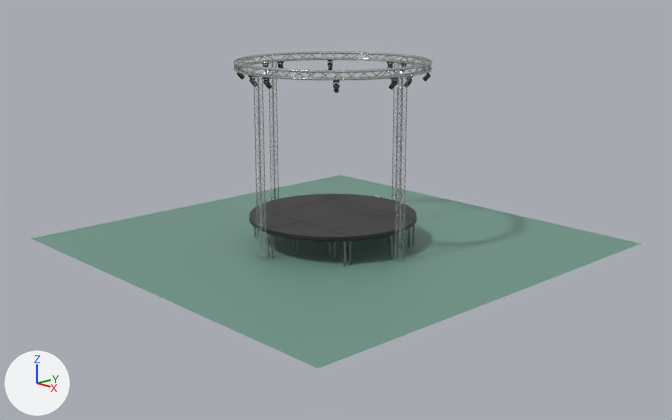
The Blender file circularstage.blend: old version first, new version second.
Before and after are seen from a camera (50 mm lens) standing at (22.5, -21.0, 9.2) and looking at (0.4, -0.3, 1.2). The lights are fixed; the arrows at lower left show +X, +Y and +Z.

In view in the first picture: 'LightTorus', 'Plane', 'Table', 'vertical truss'.
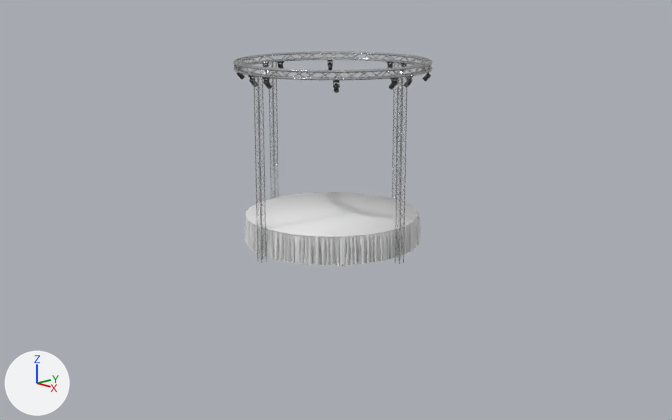
Pixel boxes [x1, y1, x2, y2] of what changed, in the pictures (672 x 420 px):
'Plane', hidden (green)
    before: [31, 175, 641, 368]
'Circle.001', added
    after: [246, 192, 418, 237]
'Table', unchanged, covered by the edit
    before: [249, 194, 417, 242]

The change, as a list of edits to the scene's bpy script:
```text
Add me_circle_001:
    me_circle_001.from_pydata(...)  # 33 vertices, 32 faces; spans x -1.0..1.0, y -1.0..1.0, z 0.0
    me_circle_001.polygons.foreach_set('use_smooth', [True] * 32)
Change ob_plane_001:
    add _m = ob_plane_001.modifiers.new('Array', 'ARRAY')
    add _m.count = 13
    add _m.relative_offset_displace = (0.8, 0.0, 0.0)
    add _m = ob_plane_001.modifiers.new('Curve', 'CURVE')
    add _m.object = ob_circle
Change ob_plane:
    ob_plane.location: (0.0, 0.0, 0.0) -> (0.0, -0.65, 0.0)
    add ob_plane.hide_set(True)
Add ob_circle_001:
    ob_circle_001 = bpy.data.objects.new('Circle.001', me_circle_001)
    ob_circle_001.location = (0.02, -0.08, 1.04)
    ob_circle_001.scale = (2.93, 2.93, 2.93)
    _m = ob_circle_001.modifiers.new('Solidify', 'SOLIDIFY')
```
